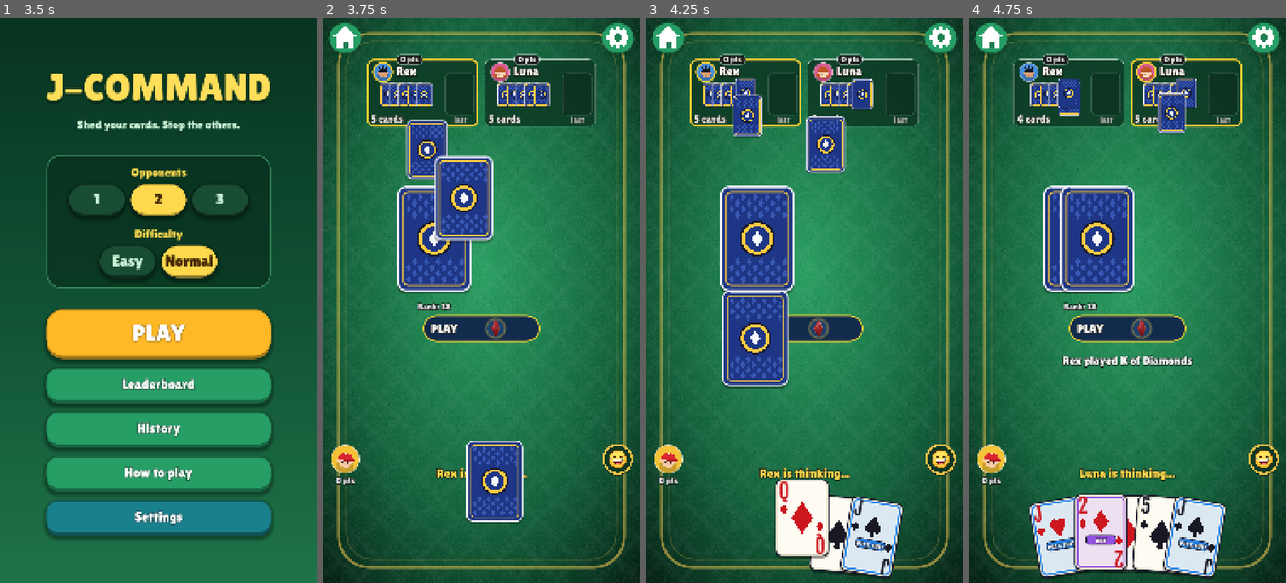
Above: before the commit, frames 1-4 (left to right).
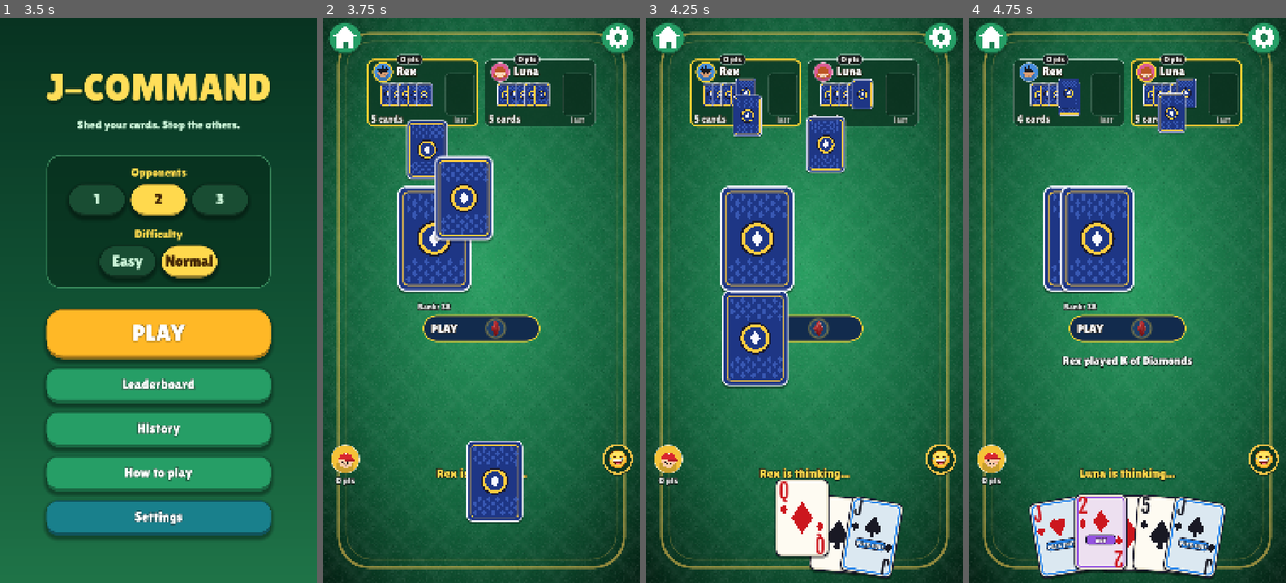
Above: after the commit, the same moments.

Repository: lambou/jcommand-cards-monorepo
Game: Godot game, scene res://scenes/main.tscn
Two runs of this game, one before a commit and one after it. Both use one fixed random seed, a clock stepped at 60 frames per second and the inputs below.
Inputs (mouse positions are in pixels of both pictures, inside the frame that each line leads up to):
- Up to frame 1 (3.5 s): click "Easy" at 0.5 s; click "Easy" at 1.25 s; click "Normal" at 2 s; click "Normal" at 2.75 s
- Up to frame 2 (3.75 s): click "PLAY" at 3.5 s
- Up to frame 3 (4.25 s): no input
- Up to frame 4 (4.75 s): tap Enter at 4.25 s; drag from (1079, 238) to (1159, 176) at 4.27 s

Frame 1 is identical in both runs. In frame 2, less than 0.1% of the frame differs, in the area x 4-56%, y 8-81%; in frame 3, less than 0.1%; in frame 4, less than 0.1%, in the area x 4-58%, y 8-80%.

Commit message:
Animate avatars (breathing, bob, blink, wandering eyes); fix crash when resuming a game
Resume no longer replays the deal animation, which indexed past the smaller hands.

Co-Authored-By: Claude Sonnet 5.5 <noreply@anthropic.com>

Diff:
--- a/apps/mobile/scripts/ui/avatar.gd
+++ b/apps/mobile/scripts/ui/avatar.gd
@@ -9,7 +9,8 @@
 	{"name": "Zed", "bg": Color(0.34, 0.70, 0.46), "skin": Color(0.55, 0.38, 0.27), "hair": Color(0.06, 0.06, 0.07), "kind": "afro", "accent": Color(0.06, 0.06, 0.07)},
 ]
 
-const DARK := Color(0.12, 0.10, 0.12)
+const Settings := preload("res://scripts/game/settings.gd")
+const DARK :=Color(0.12, 0.10, 0.12)
 
 
 static func index_for(id: String) -> int:
@@ -53,10 +54,30 @@
 	var st: Dictionary = STYLES[idx % STYLES.size()]
 	var skin: Color = st["skin"]
 	var hair: Color = st["hair"]
+	# Idle animation: breathing shoulders, a gentle head bob/sway, blinking and eyes that wander.
+	# Each avatar has its own phase so they don't move in lockstep.
+	var bob := 0.0
+	var sway := 0.0
+	var breathe := 0.0
+	var blink := 1.0
+	var look := Vector2.ZERO
+	if not Settings.reduce():
+		var t := float(Time.get_ticks_msec()) / 1000.0
+		var ph := float(idx) * 1.9
+		bob = sin(t * 2.2 + ph) * r * 0.025
+		sway = sin(t * 1.1 + ph) * r * 0.025
+		breathe = sin(t * 2.2 + ph - 0.6) * r * 0.02
+		if happy:
+			bob -= absf(sin(t * 6.0 + ph)) * r * 0.07
+		var cyc := fmod(t + ph, 3.4 + float(idx % 3) * 0.6)
+		if cyc < 0.14:
+			blink = absf(cyc - 0.07) / 0.07 # 1 -> 0 -> 1
+		look = Vector2(sin(t * 0.7 + ph * 2.0), sin(t * 0.43 + ph) * 0.5)
+
 	ci.draw_circle(c, r, st["bg"])
-	_shoulders(ci, c, r, (st["bg"] as Color).darkened(0.18))
+	_shoulders(ci, c + Vector2(0, breathe), r, (st["bg"] as Color).darkened(0.18))
 
-	var hc := c + Vector2(0, r * 0.1)
+	var hc := c + Vector2(sway, r * 0.1 + bob)
 	var hr := r * 0.5
 
 	# Hair behind the head.
@@ -94,8 +115,12 @@
 	var eye_y := hr * 0.14
 	for sx in [-1.0, 1.0]:
 		var ec: Vector2 = hc + Vector2(sx * hr * 0.4, eye_y)
-		ci.draw_circle(ec, hr * 0.13, DARK)
-		ci.draw_circle(ec + Vector2(hr * 0.04, -hr * 0.05), hr * 0.045, Color.WHITE)
+		ec += look * hr * 0.05
+		if blink < 0.999:
+			ci.draw_line(ec - Vector2(hr * 0.13, 0), ec + Vector2(hr * 0.13, 0), DARK, maxf(2.0, hr * 0.06), true)
+		else:
+			ci.draw_circle(ec, hr * 0.13, DARK)
+			ci.draw_circle(ec + Vector2(hr * 0.04, -hr * 0.05), hr * 0.045, Color.WHITE)
 		ci.draw_circle(hc + Vector2(sx * hr * 0.62, hr * 0.3), hr * 0.14, Color(1.0, 0.45, 0.5, 0.35))
 	var smile := hr * (0.42 if happy else 0.3)
 	ci.draw_arc(hc + Vector2(0, hr * (0.22 if happy else 0.3)), smile, 0.12 * PI, 0.88 * PI, 14, DARK, maxf(2.0, hr * 0.07), true)
--- a/apps/mobile/scripts/ui/avatar_view.gd
+++ b/apps/mobile/scripts/ui/avatar_view.gd
@@ -9,7 +9,6 @@
 var check := false:
 	set(v):
 		check = v
-		set_process(v)
 		queue_redraw()
 var active := false:
 	set(v):
@@ -21,6 +20,7 @@
 	avatar_index = p_index
 	size = Vector2(110, 110)
 	mouse_filter = Control.MOUSE_FILTER_IGNORE
+	set_process(true) # idle animation
 
 
 func _notification(what: int) -> void:
--- a/apps/mobile/scripts/ui/opponent_view.gd
+++ b/apps/mobile/scripts/ui/opponent_view.gd
@@ -57,7 +57,7 @@
 
 func update_info(p_name: String, p_count: int, p_active: bool, p_status: String, last_card: Dictionary, p_last_top: bool, p_check: bool = false) -> void:
 	check = p_check
-	set_process(check)
+	set_process(true) # avatar idle animation + CHECK pulse
 	player_name = p_name
 	count = p_count
 	active = p_active
--- a/apps/mobile/scripts/ui/podium.gd
+++ b/apps/mobile/scripts/ui/podium.gd
@@ -42,6 +42,10 @@
 	scores = p_scores
 	mouse_filter = Control.MOUSE_FILTER_IGNORE
 	queue_redraw()
+
+
+func _process(_delta: float) -> void:
+	queue_redraw() # avatar idle animation
 
 
 ## Raises the podium: 3rd, then 2nd, then 1st.
--- a/apps/mobile/scripts/ui/table.gd
+++ b/apps/mobile/scripts/ui/table.gd
@@ -589,6 +589,13 @@
 	var st: Dictionary = game.state
 	var first := not _dealt
 	_dealt = true
+	# A resumed game is already mid-play: show its state as it is instead of dealing it out again.
+	var resumed := first and not _is_fresh_deal(st)
+	if resumed:
+		first = false
+		var top: Dictionary = st["stack"][st["stack"].size() - 1]
+		_floor_held = -1
+		_set_floor(top, false)
 
 	# Remember where hand cards were, to launch "played" flights from there.
 	var old_rects := {}
@@ -598,7 +605,7 @@
 	# Cards that just arrived in our hand stay hidden until their flight lands.
 	var new_ids: Array = []
 	for c in _find(st, ME)["hand"]:
-		if first or not old_rects.has(c["id"]):
+		if first or (not resumed and not old_rects.has(c["id"])):
 			new_ids.append(c["id"])
 			_hidden[c["id"]] = true
 
@@ -746,6 +753,16 @@
 			create_tween().tween_property(streak, "modulate:a", 0.0, 0.2)
 			get_tree().create_timer(0.25).timeout.connect(streak.queue_free))
 	return v
+
+
+func _is_fresh_deal(st: Dictionary) -> bool:
+	if (st["stack"] as Array).size() != 1:
+		return false
+	var hs := int(st["settings"]["handSize"])
+	for p in st["players"]:
+		if (p["hand"] as Array).size() != hs:
+			return false
+	return true
 
 
 func _animate_deal(st: Dictionary) -> void:
